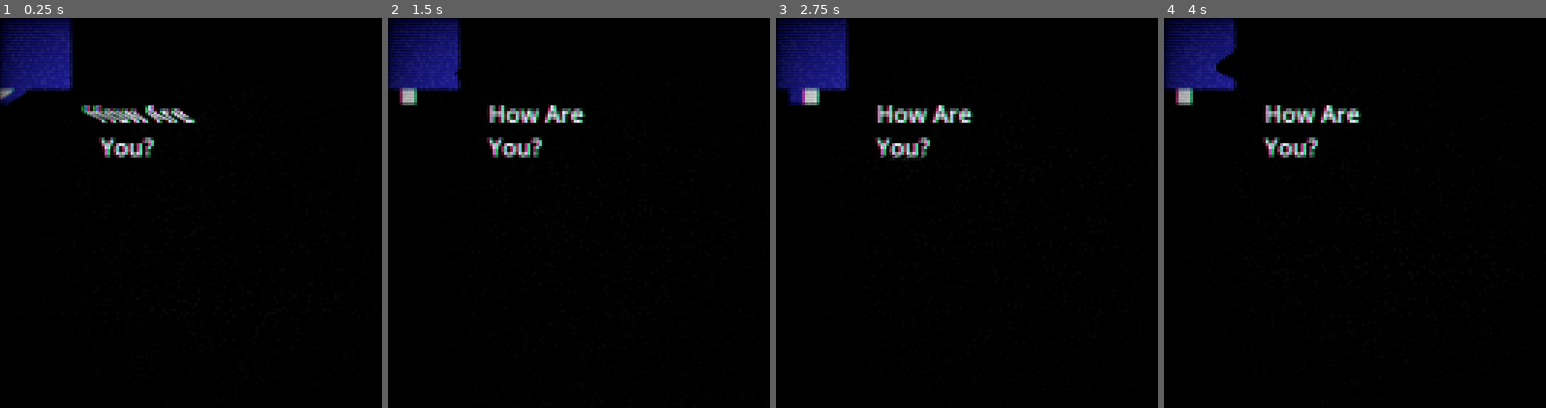
Above: before the commit, frames 1-4 (left to right).
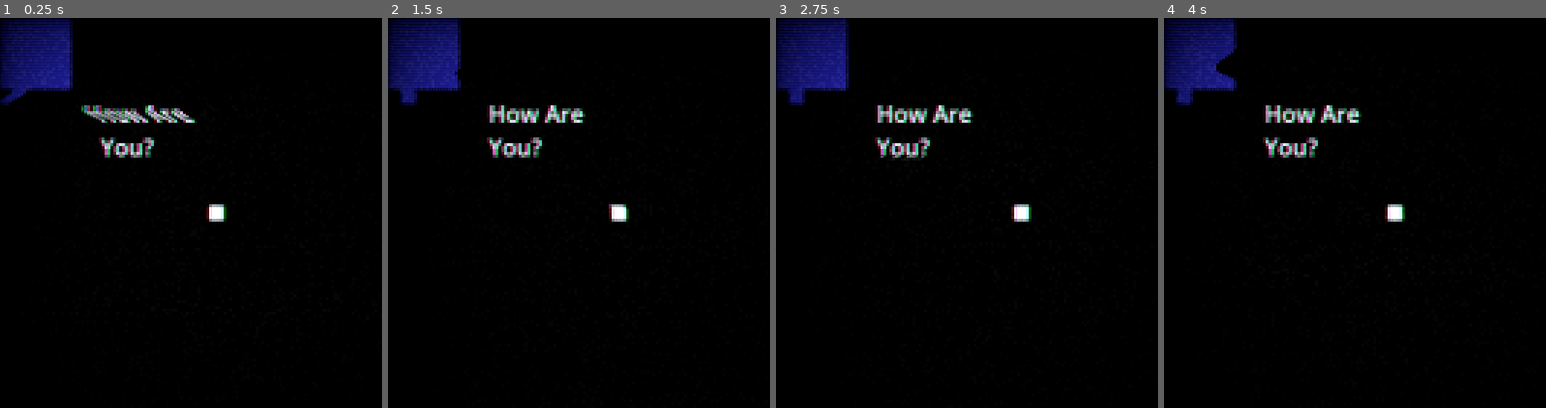
Above: after the commit, the same moments.

Repository: AlexOd4/WhitePixel
Game: Godot game, scene res://packed/scenes/test.tscn
Same seed, same stepped clock (60 frames per second), same inputs: the game is played once before the commit and once after it.
Inputs (mouse positions are in pixels of both pictures, inside the frame that each line leads up to):
- Up to frame 1 (0.25 s): no input
- Up to frame 2 (1.5 s): tap Enter at 0.5 s; move the mouse to (701, 213) at 0.52 s; hold Right (game_right) 0.53-1.25 s; tap T at 0.6 s; click (701, 213) at 0.67 s; tap Space at 0.77 s; drag from (517, 259) to (582, 322) at 1.27 s
- Up to frame 3 (2.75 s): tap Space at 2 s; move the mouse to (1035, 138) at 2.02 s; hold Right (game_right) from 2.03 s (still down); tap Delete at 2.1 s
- Up to frame 4 (4 s): release Right (game_right) at 2.75 s; drag from (1358, 322) to (1251, 170) at 2.77 s; move the mouse to (1511, 302) at 3.52 s; hold Left (game_left) from 3.53 s (still down); tap X at 3.6 s; tap Space at 3.77 s

The runs differ from the first frame. In frame 1, 0.3% of the frame differs, in the area x 0-60%, y 17-53%; in frame 2, 0.4%; in frame 3, 0.4%, in the area x 6-67%, y 17-53%; in frame 4, 0.4%.

Commit message:
Add Godot-IDE extension
Introduces the Godot-IDE extension

Diff:
--- a/packed/scenes/test.tscn
+++ b/packed/scenes/test.tscn
@@ -58,8 +58,9 @@
 texture = SubResource("GradientTexture1D_fo205")
 
 [node name="CharacterBody2D" parent="." instance=ExtResource("1_mmxta")]
-position = Vector2(5, 55)
+position = Vector2(150, 135)
 safe_margin = 0.001
+is_player = true
 
 [node name="StaticBody2D" type="StaticBody2D" parent="."]
 position = Vector2(25, 25)
--- a/project.godot
+++ b/project.godot
@@ -15,12 +15,27 @@
 config/features=PackedStringArray("4.4", "Forward Plus")
 config/icon="res://icon.svg"
 
+[autoload]
+
+Global="*res://scripts/gd/global.gd"
+
 [display]
 
 window/size/viewport_width=300
 window/size/viewport_height=300
 window/stretch/mode="viewport"
 window/stretch/scale_mode="integer"
+
+[editor_plugins]
+
+enabled=PackedStringArray("res://addons/_Godot-IDE_/plugin.cfg")
+
+[file_customization]
+
+folder_colors={
+"res://addons/_Godot-IDE_/plugins": "blue",
+"res://addons/_Godot-IDE_/shared_resources/": "teal"
+}
 
 [input]
 
@@ -52,6 +67,10 @@
 , Object(InputEventJoypadButton,"resource_local_to_scene":false,"resource_name":"","device":-1,"button_index":12,"pressure":0.0,"pressed":true,"script":null)
 ]
 }
+none={
+"deadzone": 0.2,
+"events": []
+}
 
 [rendering]
 
--- /dev/null
+++ b/scripts/gd/global.gd
@@ -0,0 +1,4 @@
+extends Node
+
+
+signal player_has_moved()
--- a/scripts/gd/player_behaviour.gd
+++ b/scripts/gd/player_behaviour.gd
@@ -1,17 +1,58 @@
 class_name MovableCharacter extends CharacterBody2D
 
+@export var is_player: bool
 
-@export var movement_dist: int = 10
-var current_movement_dist: int = movement_dist
+@export_group("Movement", "movement")
+@export var movement_distance: int = 10
+@export_subgroup("Invert", "movement_invert")
+@export var movement_invert_x: bool
+@export var movement_invert_y: bool
+var inverter: Vector2i = Vector2i.ONE
+@export_subgroup("Block", "movement_block")
+@export var movement_block_up: bool
+@export var movement_block_down: bool
+@export var movement_block_right: bool
+@export var movement_block_left: bool
+var current_movement_dist: int = movement_distance
+
+var id: Dictionary[String, StringName] = {
+	"up" : &"game_up",
+	"down" : &"game_down",
+	"left" : &"game_left",
+	"right" : &"game_right",
+}
+
+
+func _ready() -> void:
+	invert_movement(movement_invert_x, movement_invert_y)
+	block_movement(movement_block_up, movement_block_down, movement_block_left, movement_block_right)
 
 func _physics_process(delta: float) -> void:
-	var x_direction : int =  roundi(Input.get_axis("game_left", "game_right"))
-	var y_direction : int = roundi(Input.get_axis("game_up", "game_down"))
+	var direction: Vector2 = Vector2(
+		roundi(Input.get_axis(id.left, id.right)) * inverter.x, #direction.x
+		roundi(Input.get_axis(id.up, id.down)) * inverter.y		#direction.y
+	)
+
 	var action_pressed: bool = (
 		Input.is_action_just_pressed("game_left") or Input.is_action_just_pressed("game_right") or
 		Input.is_action_just_pressed("game_up") or Input.is_action_just_pressed("game_down")
 	)
 
-	if action_pressed and (x_direction or y_direction):
-		#self.global_position +=
-		move_and_collide(Vector2(x_direction,y_direction) * current_movement_dist)
+	if action_pressed and direction:
+		move_and_collide(direction * current_movement_dist)
+
+func invert_movement(inv_x: bool = false, inv_y: bool = false):
+	if inv_x: inverter.x = -1
+	else: inverter.x = 1
+	if inv_y: inverter.y = -1
+	else: inverter.y = 1
+
+func block_movement(block_up: bool = false, block_down: bool = false, block_left: bool = false, block_right: bool = false):
+	if movement_block_up: id.up = "none"
+	else: id.up = &"game_up"
+	if movement_block_down: id.down = "none"
+	else: id.down = &"game_down"
+	if movement_block_left: id.left = "none"
+	else: id.left = &"game_left"
+	if movement_block_right: id.right = "none"
+	else: id.right = &"game_right"
Not shown, added: .godot_ide/.gdignore
Not shown, added: addons/_Godot-IDE_/IDE.gd
Not shown, added: addons/_Godot-IDE_/IDE.gd.uid
Not shown, added: addons/_Godot-IDE_/icon.svg
Not shown, added: addons/_Godot-IDE_/icon.svg.import
Not shown, added: addons/_Godot-IDE_/plugin.cfg
Not shown, added: addons/_Godot-IDE_/plugin.gd
Not shown, added: addons/_Godot-IDE_/plugin.gd.uid
Not shown, added: addons/_Godot-IDE_/plugins/fancy_filters_script/assets/flatbox.tres
Not shown, added: addons/_Godot-IDE_/plugins/fancy_filters_script/button.gd
Not shown, added: addons/_Godot-IDE_/plugins/fancy_filters_script/button.gd.uid
Not shown, added: addons/_Godot-IDE_/plugins/fancy_filters_script/button_filter.gd
(and 234 more such lines)
